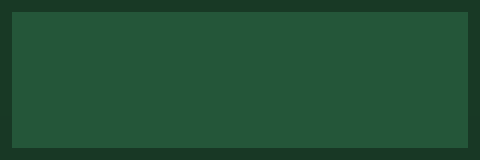
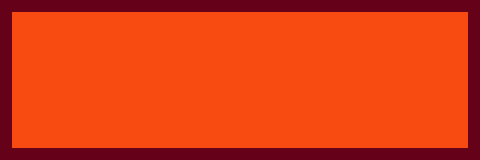
Layers edited between the first and the second (480, 160) image:
painted on "Rectangle 2", unmasked it over [12,12,468,148]
painted on "Rectangle 1" over [0,0,480,160]
